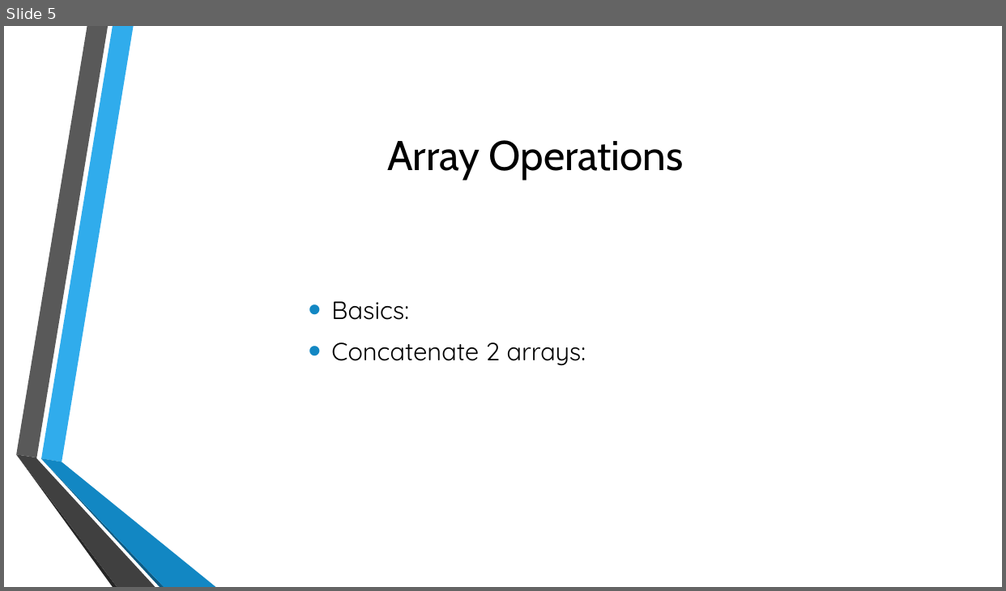
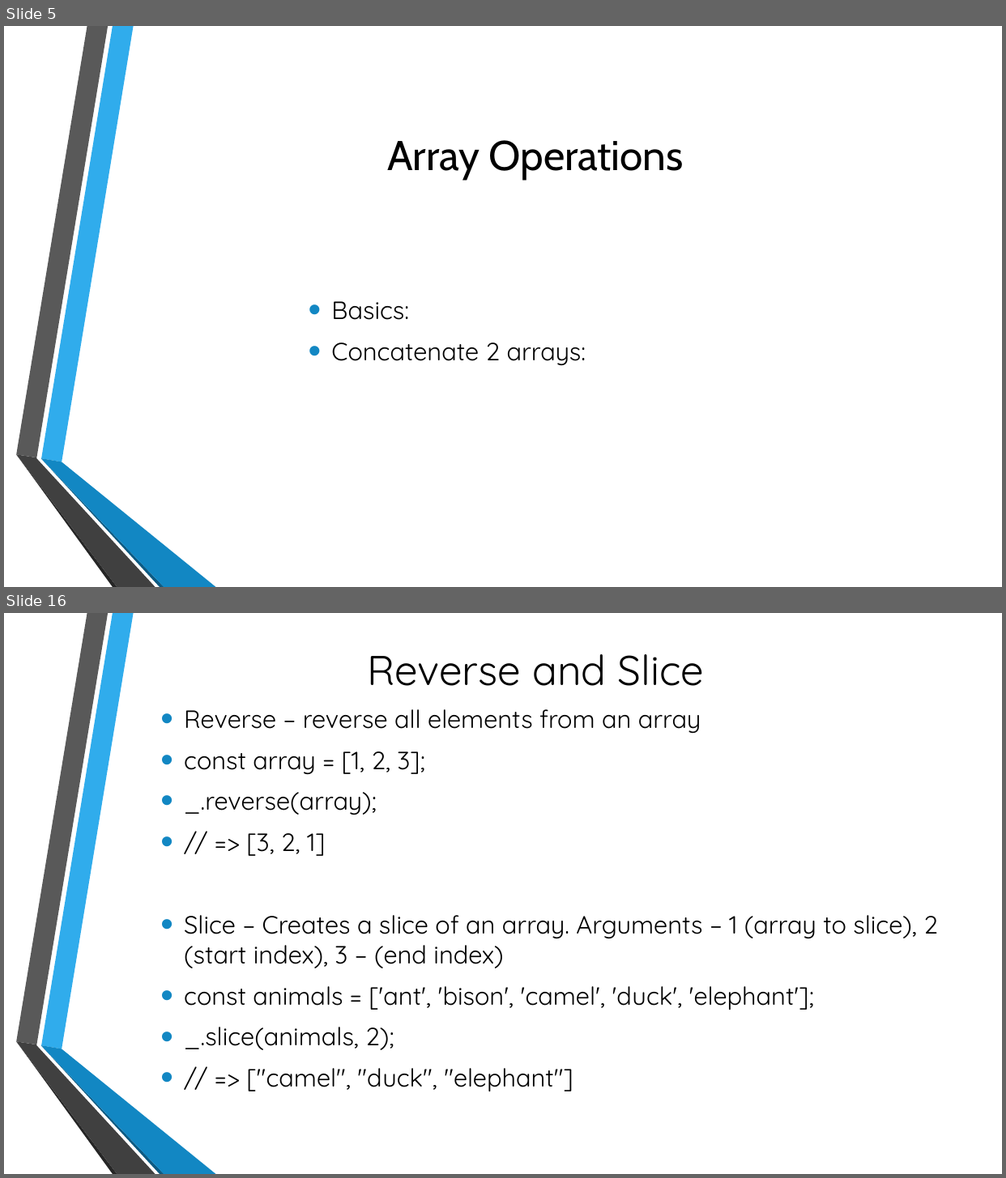
Before and after one commit to KostaProsenikov/lodash, a slide deck: Lodash.pptx. Shown one above the other, each under a label of ours: slide 5 before the commit, slides 5 and 16 after it; the slides between them are not shown. The pictures are 1006x591 and 1006x1178 pixels, drawn with LibreOffice and Linux fonts; fonts in the diff are those of the drawing; background and template pictures are left out. Boxes give left, top, right and bottom in pixels: in the first picture for what was removed or moved away, otherwise in the second. Text is boxed around its words. In the diff, an @@ line names an element or a change of style, - is before the commit and + after.

Commit message:
Update for the arrays presentation

```diff
--- a/Lodash.pptx
+++ b/Lodash.pptx
@@ slide 16 added at <box>4,613,1002,1174</box>, background picture (left out); not listed: 6 template elements that a slide beside it also shows @@
@@ title added at <box>367,654,704,686</box>, 40 pt, text #000000 @@
+Reverse and Slice
@@ text added at <box>184,709,937,1092</box>, 24 pt, text #000000 @@
+• Reverse – reverse all elements from an array
+• const array = [1, 2, 3];
+• _.reverse(array);
+• // => [3, 2, 1]
+• Slice – Creates a slice of an array. Arguments – 1 (array to slice), 2 (start index), 3 – (end index)
+• const animals = ['ant', 'bison', 'camel', 'duck', 'elephant'];
+• _.slice(animals, 2);
+• // => ["camel", "duck", "elephant"]
```
Also in this commit, not shown: 7 slides changed, 8 other slides added, 1 other file.
